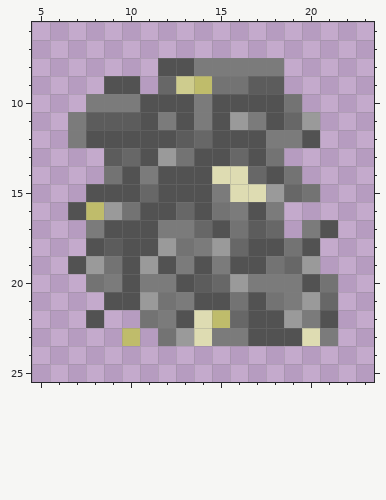
Edited in one commit: pixel-art sprite (game/assets/metal_chunk.png). Above, as it was before the edit.
The file is 32x32 pixels. Colours within 5 levels of each other are drawn and written as one. Shown: x 5..23, y 6..25.
The same view after the edit:
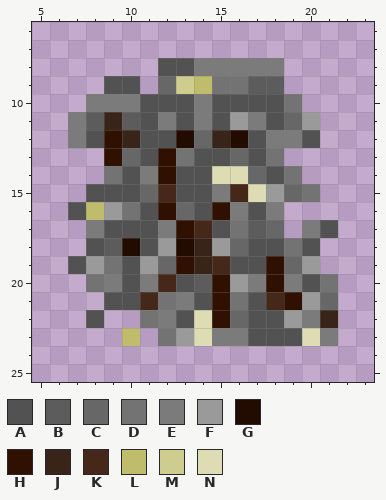
Palette (. is transparent): A #525252  B #5c5c5c  C #676767  D #737373  E #7b7b7b  F #9a9a9a  G #220b00  H #301000  J #39241a  K #45281a  L #bfbc6b  M #cecc8e  N #dedcb2
Changes in this commit:
y 11: x 9 B -> J
y 12: x 9..10 AA -> HJ; x 13 B -> G; x 15..16 AA -> JG
y 13: x 9 B -> H; x 12 F -> H
y 14: x 12 A -> H
y 15: x 12 A -> K; x 16 N -> K
y 16: x 12 A -> H; x 15 D -> H
y 17: x 13..14 EC -> HK
y 18: x 10 A -> G; x 13..14 DE -> GJ
y 19: x 12..15 AEAE -> CHJK; x 18 D -> H
y 20: x 12 E -> K; x 15 C -> H; x 18 E -> H
y 21: x 11 F -> K; x 15 A -> H; x 18..19 DE -> KH
y 22: x 15 L -> H; x 21 A -> J
Changed places in both pictures, as pixel boxes (x1, y1, x2, y2):
changed: (104, 112, 338, 328)
